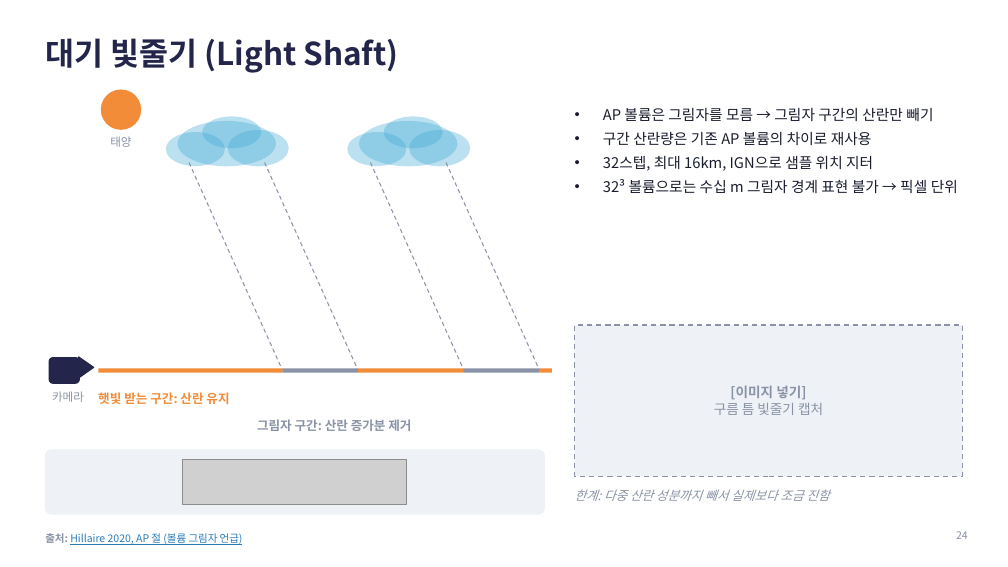
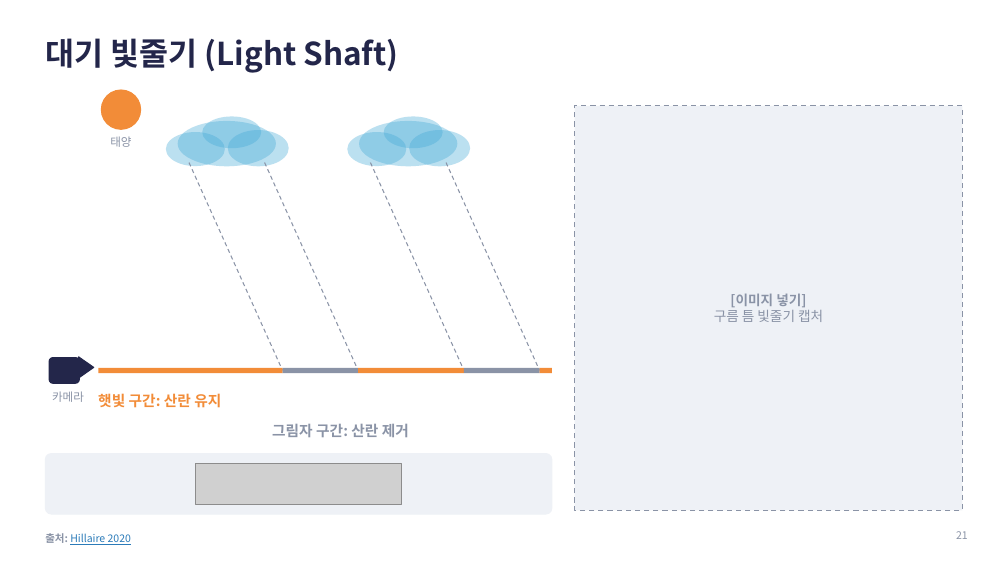
Before and after one commit to jcmeve/DirectX-Graphics-Samples, a slide deck: slide 21 of Interactive Raymarching Cloud_3.pptx (slide 24 before the commit). Drawn at 1008x567 pixels with LibreOffice and Linux fonts; fonts in the diff are those of the drawing; grey boxes stand for pictures. Boxes give left, top, right and bottom in pixels: in the first picture for what was removed or moved away, otherwise in the second. Text is boxed around its words. In the diff, an @@ line names an element or a change of style, - is before the commit and + after.

```diff
--- a/Interactive Raymarching Cloud_3.pptx
+++ b/Interactive Raymarching Cloud_3.pptx
@@ rectangle: place and size @@
-rectangle at [575,325,963,476]
+rectangle at [575,106,963,510]
@@ text "[이미지 넣기]": place and size @@
-text "[이미지 넣기]" at [714,385,823,415]
+text "[이미지 넣기]" at [714,293,823,322]
@@ text removed at [603,108,958,193] @@
-• AP 볼륨은 그림자를 모름 → 그림자 구간의 산란만 빼기
-• 구간 산란량은 기존 AP 볼륨의 차이로 재사용
-• 32스텝, 최대 16km, IGN으로 샘플 위치 지터
-• 32³ 볼륨으로는 수십 m 그림자 경계 표현 불가 → 픽셀 단위
@@ text at [98,393,221,408]: text changed; size 12 to 14 pt @@
-햇빛 받는 구간: 산란 유지
+햇빛 구간: 산란 유지
@@ text at [272,424,409,437]: text changed; size 12 to 14 pt @@
-그림자 구간: 산란 증가분 제거
+그림자 구간: 산란 제거
@@ rounded rectangle: place and size @@
-rounded rectangle at [45,450,544,514]
+rounded rectangle at [45,454,552,514]
@@ rounded rectangle at [45,454,552,514]: proportions changed @@
@@ picture: place and size @@
-picture at [183,460,408,505]
+picture at [196,463,402,504]
@@ text removed at [575,489,829,501] @@
-한계: 다중 산란 성분까지 빼서 실제보다 조금 진함
@@ text at [45,533,131,545]: text changed @@
-출처: Hillaire 2020, AP 절 (볼륨 그림자 언급)
+출처: Hillaire 2020
@@ page number at [956,531,968,539]: text changed @@
-24
+21
```
Also in this commit, not shown: 21 other slides changed, 1 slide added, 5 slides removed.
